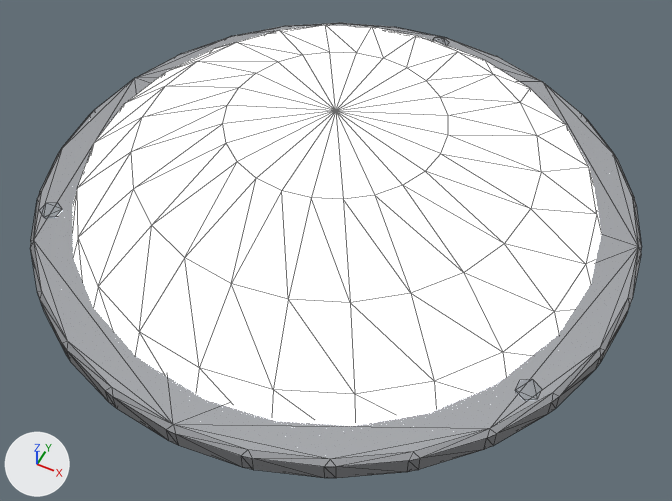
What one commit did to the glTF model godot/models/ceilinglight/ceilinglight_flush_dome.glb.
One viewpoint serves both versions: a 50 mm camera at (0.316, -0.633, 0.702) aimed at (0.013, -0.026, -0.056). Lighting does not change. The marker at lower left points along +X, +Y and +Z. The older version comes first. Mesh edges are drawn as thin lines. Vertices at exactly the same position are counted once.

In view in the first picture: 'ceilinglight_flush_dome'.
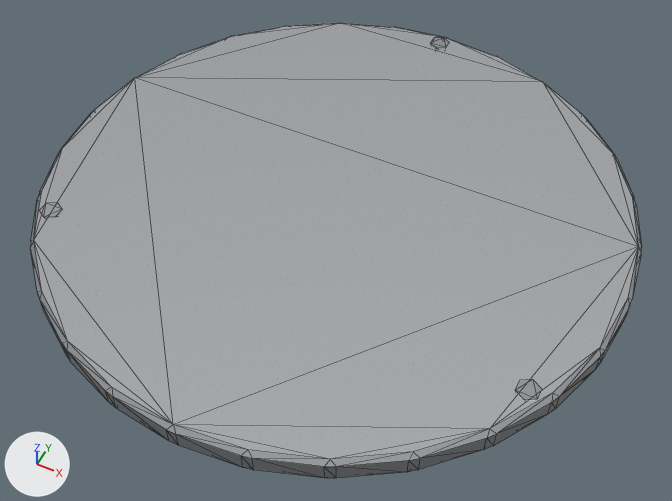
What differs and where, as boxes (x1, y1, x2, y2) in the pictures (672 x 501 px):
part 1 of me_body, deleted
    before: (73, 25, 601, 420)

Edits to the bpy script that builds the scene:
```text
Change me_body:
    used by ob_ceilinglight_flush_dome; location = (0.0, 0.0, 0.0)
    remove me_body.from_pydata(...)  # 542 vertices, 1064 faces; spans x -0.319..0.319, y -0.319..0.319, z -0.175..0.115
    add me_body.from_pydata(...)  # 469 vertices, 896 faces; spans x -0.319..0.319, y -0.319..0.319, z -0.175..0.001
    me_body part 1
    73 vertices are removed from x -0.268..0.268, y -0.268..0.268, z 0.025..0.115
    168 faces are deleted
```
